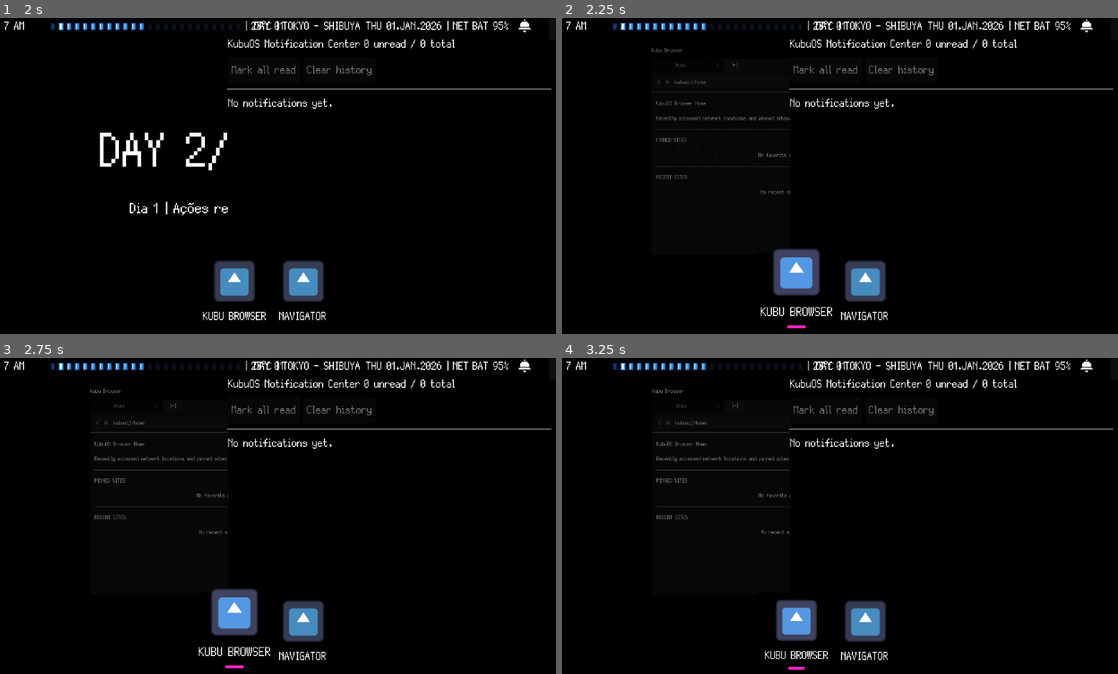
Above: before the commit, frames 1-4 (two rows, left to right).
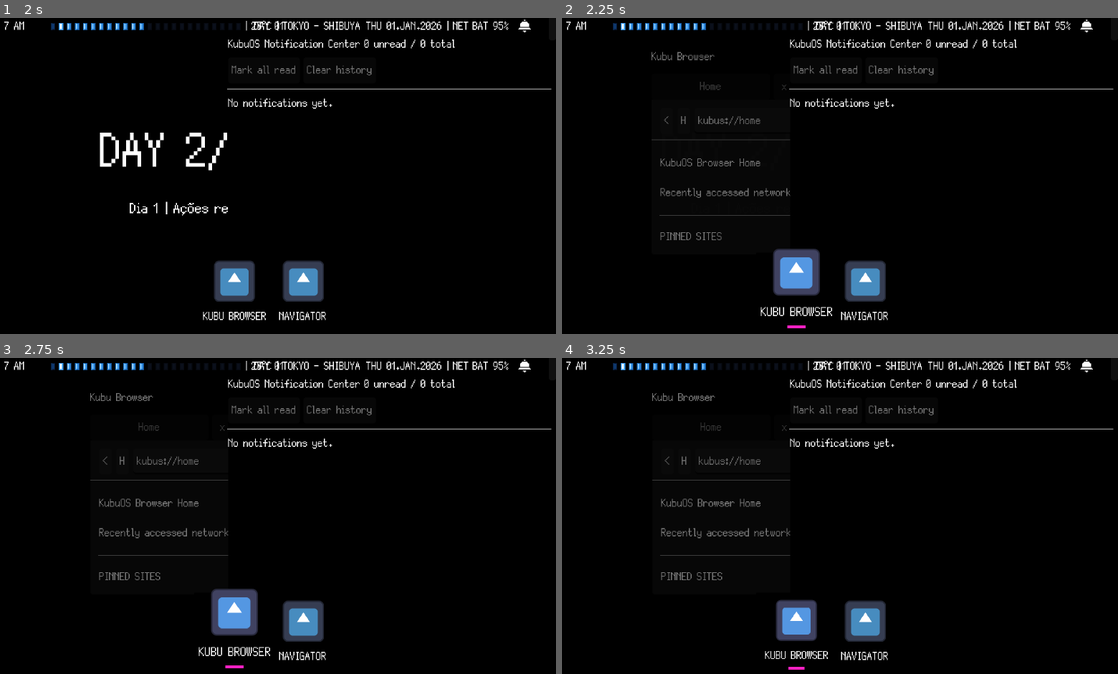
Above: after the commit, the same moments.

Repository: GYU-GAZE/NULL-NETWORK
Game: Godot game, scene res://core/main.tscn
The game is run twice, just before and just after one commit, with the same random seed, the same clock (stepped at 60 frames per second) and the same inputs. The engine's default icon, where the game draws it, is replaced by a stand-in: a white triangle on a blue panel in a dark square.
Inputs (mouse positions are in pixels of both pictures, inside the frame that each line leads up to):
- Up to frame 1 (2 s): click "Debug: Passar tempo" at 0.5 s; click (522, 24) at 1.25 s
- Up to frame 2 (2.25 s): click (795, 280) at 2.02 s
- Up to frame 3 (2.75 s): no input
- Up to frame 4 (3.25 s): click "□" at 2.75 s

Frame 1 is identical in both runs. In frame 2, 1.5% of the frame differs, in the area x 16-42%, y 9-71%; in frame 3, 1.5%; in frame 4, 1.5%.

Commit message:
Switch window density when content stops fitting

Diff:
--- a/systems/window_manager/window_base_adaptive_scale.gd
+++ b/systems/window_manager/window_base_adaptive_scale.gd
@@ -5,6 +5,7 @@
 
 const PIXEL_DENSITY_1X: int = 1
 const PIXEL_DENSITY_2X: int = 2
+const FIT_EPSILON: float = 0.5
 
 @export_category("Adaptive Pixel Density")
 @export var absolute_minimum_window_size: Vector2 = Vector2(96, 12)
@@ -15,17 +16,30 @@
 
 @onready var visual_root: Control = %VisualRoot
 
-var scale_switch_size: Vector2 = Vector2(400, 300)
 var current_window_pixel_density: int = PIXEL_DENSITY_2X
 var _visual_scale: float = 1.0
 var _density_emit_queued: bool = false
+var _fit_validation_queued: bool = false
 var _configured_resize_border_size: float = 8.0
 var _is_configured: bool = false
+
+var _app_content_root: Control
+var _required_2x_window_size: Vector2 = Vector2.ZERO
+var _blocked_2x_axes: Vector2i = Vector2i.ZERO
 
 
 func _ready() -> void:
 	_configured_resize_border_size = max(1.0, border_size)
 	super._ready()
+
+	if not content_container.child_order_changed.is_connected(
+		_on_content_children_changed
+	):
+		content_container.child_order_changed.connect(
+			_on_content_children_changed
+		)
+
+	call_deferred("_bind_current_content_root")
 
 
 func setup(
@@ -43,13 +57,8 @@
 		resize_enabled
 	)
 
-	# O antigo mínimo do AppResource passa a ser o breakpoint 2x -> 1x.
-	scale_switch_size = KubuOSMetrics.snap_vector(Vector2(
-		max(1.0, minimum_size.x),
-		max(1.0, minimum_size.y)
-	))
-
-	# Este é o único limite rígido da geometria externa da janela.
+	# O limite rígido da geometria externa é independente do conteúdo.
+	# A troca 2x -> 1x é resolvida depois, medindo o layout renderizado.
 	min_window_size = KubuOSMetrics.snap_vector(Vector2(
 		max(1.0, absolute_minimum_window_size.x),
 		max(1.0, absolute_minimum_window_size.y)
@@ -99,6 +108,9 @@
 	_sync_visual_root_geometry()
 	_sync_resize_border_hit_area()
 
+	if current_window_pixel_density == PIXEL_DENSITY_2X:
+		_queue_2x_fit_validation()
+
 	if density_changed:
 		_queue_density_changed()
 
@@ -108,20 +120,35 @@
 		return PIXEL_DENSITY_2X
 
 	if current_window_pixel_density == PIXEL_DENSITY_1X:
-		var recovery_size: Vector2 = scale_switch_size + Vector2(
-			max(0.0, density_hysteresis.x),
-			max(0.0, density_hysteresis.y)
-		)
-
-		if size.x >= recovery_size.x and size.y >= recovery_size.y:
+		if _has_recovered_2x_space():
 			return PIXEL_DENSITY_2X
 
 		return PIXEL_DENSITY_1X
 
-	if size.x < scale_switch_size.x or size.y < scale_switch_size.y:
-		return PIXEL_DENSITY_1X
-
 	return PIXEL_DENSITY_2X
+
+
+func _has_recovered_2x_space() -> bool:
+	if _blocked_2x_axes == Vector2i.ZERO:
+		return true
+
+	if (
+		_blocked_2x_axes.x != 0
+		and size.x
+		< _required_2x_window_size.x
+		+ max(0.0, density_hysteresis.x)
+	):
+		return false
+
+	if (
+		_blocked_2x_axes.y != 0
+		and size.y
+		< _required_2x_window_size.y
+		+ max(0.0, density_hysteresis.y)
+	):
+		return false
+
+	return true
 
 
 func _sync_visual_root_geometry() -> void:
@@ -135,10 +162,7 @@
 
 func _sync_resize_border_hit_area() -> void:
 	# ResizeBorder é irmão do VisualRoot e permanece no espaço externo da janela.
-	# Sem esta compensação, ele continuaria capturando 8 unidades do topo/lados
-	# mesmo quando a UI estivesse visualmente reduzida para 1x. Isso cobria boa
-	# parte da barra de título e dos botões, dando a impressão de hitboxes
-	# deslocadas para baixo.
+	# A compensação mantém a área clicável alinhada à UI em 1x e em 2x.
 	var scaled_border_size: float = round(
 		_configured_resize_border_size * _visual_scale
 	)
@@ -160,6 +184,125 @@
 	)
 
 
+func _on_content_children_changed() -> void:
+	call_deferred("_bind_current_content_root")
+
+
+func _bind_current_content_root() -> void:
+	var new_content_root: Control
+
+	for child in content_container.get_children():
+		if child is Control:
+			new_content_root = child as Control
+			break
+
+	if _app_content_root == new_content_root:
+		_queue_2x_fit_validation()
+		return
+
+	if (
+		is_instance_valid(_app_content_root)
+		and _app_content_root.minimum_size_changed.is_connected(
+			_on_app_minimum_size_changed
+		)
+	):
+		_app_content_root.minimum_size_changed.disconnect(
+			_on_app_minimum_size_changed
+		)
+
+	_app_content_root = new_content_root
+
+	if (
+		is_instance_valid(_app_content_root)
+		and not _app_content_root.minimum_size_changed.is_connected(
+			_on_app_minimum_size_changed
+		)
+	):
+		_app_content_root.minimum_size_changed.connect(
+			_on_app_minimum_size_changed
+		)
+
+	_queue_2x_fit_validation()
+
+
+func _on_app_minimum_size_changed() -> void:
+	_queue_2x_fit_validation()
+
+
+func _queue_2x_fit_validation() -> void:
+	if _fit_validation_queued:
+		return
+
+	_fit_validation_queued = true
+	call_deferred("_validate_2x_fit_after_layout")
+
+
+func _validate_2x_fit_after_layout() -> void:
+	# Containers atualizam seus filhos de forma adiada. Esperar um frame garante
+	# que a medição use o layout final, não o tamanho da frame anterior.
+	await get_tree().process_frame
+	_fit_validation_queued = false
+
+	if not is_inside_tree():
+		return
+
+	if current_window_pixel_density != PIXEL_DENSITY_2X:
+		return
+
+	if is_maximized or not is_instance_valid(_app_content_root):
+		return
+
+	var minimum_deficit: Vector2 = _measure_minimum_size_deficit(
+		_app_content_root
+	)
+	var blocked_axes := Vector2i(
+		1 if minimum_deficit.x > FIT_EPSILON else 0,
+		1 if minimum_deficit.y > FIT_EPSILON else 0
+	)
+
+	if blocked_axes == Vector2i.ZERO:
+		_required_2x_window_size = Vector2.ZERO
+		_blocked_2x_axes = Vector2i.ZERO
+		return
+
+	_required_2x_window_size = KubuOSMetrics.snap_vector(
+		size + minimum_deficit
+	)
+	_blocked_2x_axes = blocked_axes
+
+	current_window_pixel_density = PIXEL_DENSITY_1X
+	_refresh_adaptive_pixel_density(true)
+
+
+func _measure_minimum_size_deficit(control: Control) -> Vector2:
+	if not control.visible:
+		return Vector2.ZERO
+
+	var combined_minimum: Vector2 = control.get_combined_minimum_size()
+	var largest_deficit := Vector2(
+		max(0.0, combined_minimum.x - control.size.x),
+		max(0.0, combined_minimum.y - control.size.y)
+	)
+
+	for child in control.get_children():
+		if not child is Control:
+			continue
+
+		var child_deficit: Vector2 = _measure_minimum_size_deficit(
+			child as Control
+		)
+		largest_deficit.x = max(
+			largest_deficit.x,
+			child_deficit.x
+		)
+		largest_deficit.y = max(
+			largest_deficit.y,
+			child_deficit.y
+		)
+
+	return largest_deficit
+
+
 func _queue_density_changed() -> void:
 	if _density_emit_queued:
 		return
